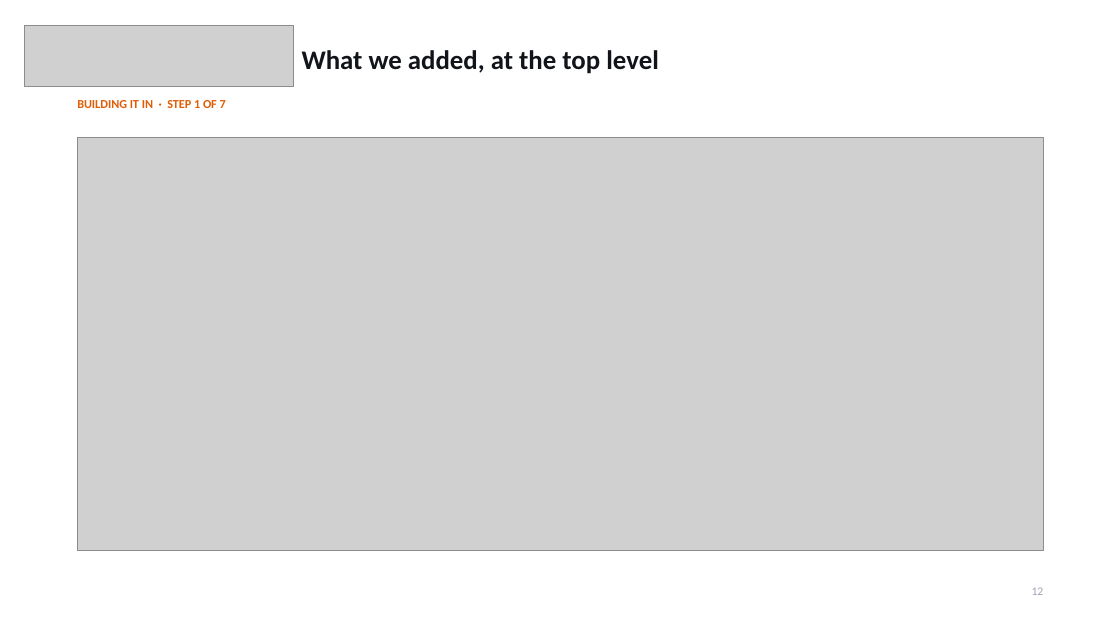
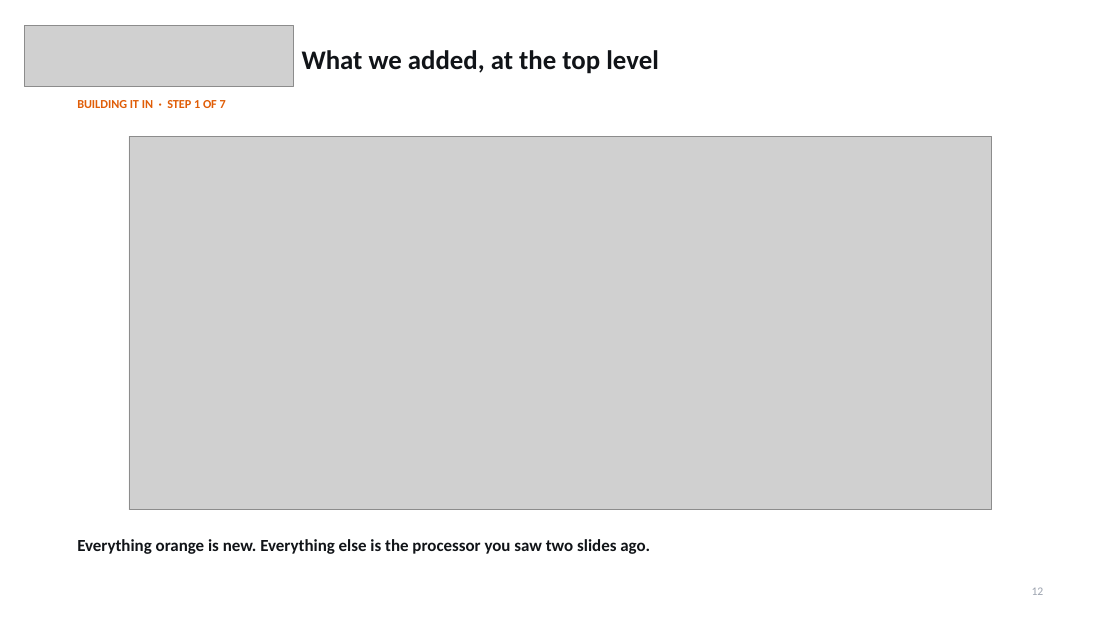
Before and after one commit to saleh2411/DLX-NN, a slide deck: slide 12 of Documents/DLX-NN_Final_Presentation.pptx. Drawn at 1120x630 pixels with LibreOffice and Linux fonts; fonts in the diff are those of the drawing; grey boxes stand for pictures. Boxes give left, top, right and bottom in pixels: in the first picture for what was removed or moved away, otherwise in the second. Text is boxed around its words. In the diff, an @@ line names an element or a change of style, - is before the commit and + after.

```diff
--- a/Documents/DLX-NN_Final_Presentation.pptx
+++ b/Documents/DLX-NN_Final_Presentation.pptx
@@ picture: place and size @@
-picture at (77,138,1044,550)
+picture at (129,136,992,510)
@@ text added at (77,539,650,554), 14.5 pt, text #111418, bold @@
+Everything orange is new. Everything else is the processor you saw two slides ago.
```
Also in this commit, not shown: 14 other slides changed.
